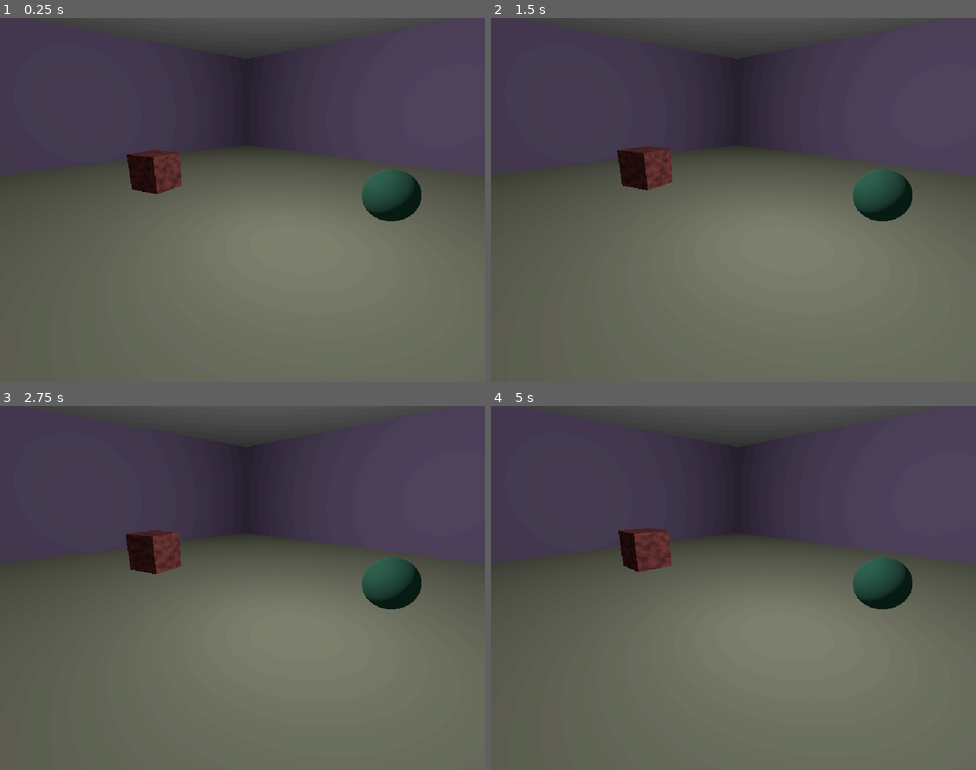
Above: before the commit, frames 1-4 (two rows, left to right).
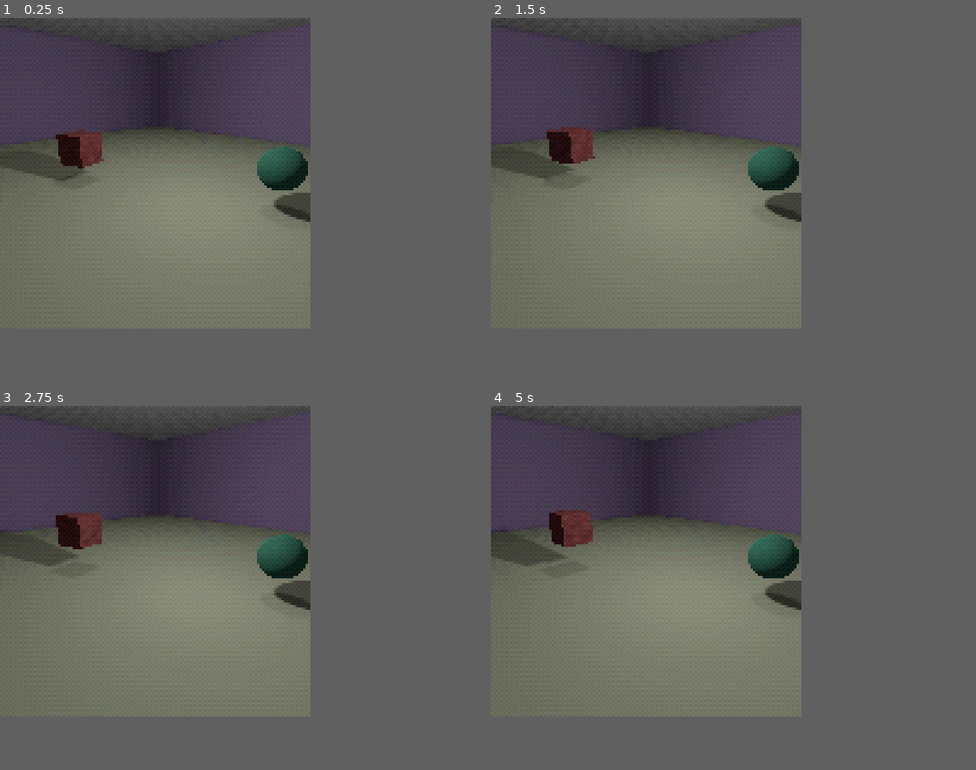
Above: after the commit, the same moments.

Repository: ayylol/psx-shaders
Game: Godot game, scene res://Root.tscn
Two runs of this game, one before a commit and one after it. Both use one fixed random seed, a clock stepped at 60 frames per second and the inputs below.
Inputs:
- Up to frame 1 (0.25 s): no input
- Up to frame 2 (1.5 s): no input
- Up to frame 3 (2.75 s): no input
- Up to frame 4 (5 s): no input
The window is 800x600 before the commit and 512x512 after it. Grey fills any space a smaller window leaves; there, only what the larger window draws over its background counts as a difference.

The runs differ from the first frame. In frame 1, 48% of the frame differs, in the area x 0-100%, y 2-100%; in frame 2, 48%; in frame 3, 48%; in frame 4, 48%.

Commit message:
implemented basic dither shader

Diff:
--- a/Assets/dither_shader.tres
+++ b/Assets/dither_shader.tres
@@ -3,11 +3,22 @@
 [resource]
 code = "shader_type canvas_item;
 
-uniform int color_space_size = 64;
+const float M22[] = {
+	-0.25,	0.25,
+	 0.50,	0.00
+	};
+const int M22_row_size = 2;
+const float M44[] = {
+	-0.25,0.25,0.5,0.0
+	};
+const int M44_row_size = 4;
+
+uniform int color_space_size = 32;
+uniform float normalize_dither = 0.05;
 
 void fragment(){
 	float css_f = float(color_space_size);
 	vec3 col =  texture(TEXTURE, UV).xyz;
-	col = round(col * css_f) / css_f;
+	col = round((col + normalize_dither*M22[int(UV.x / TEXTURE_PIXEL_SIZE.x)%M22_row_size + (int(UV.y / TEXTURE_PIXEL_SIZE.y) %M22_row_size)*M22_row_size]) * css_f) / css_f;
 	COLOR = vec4(col,1.f);
 }"
--- a/Root.tscn
+++ b/Root.tscn
@@ -1,11 +1,12 @@
 [gd_scene load_steps=17 format=2]
 
-[ext_resource path="res://world_env.tres" type="Environment" id=1]
+[ext_resource path="res://Assets/world_env.tres" type="Environment" id=1]
 [ext_resource path="res://Assets/dither_shader.tres" type="Shader" id=2]
 
 [sub_resource type="ShaderMaterial" id=14]
 shader = ExtResource( 2 )
-shader_param/color_space_size = 64
+shader_param/color_space_size = 32
+shader_param/normalize_dither = 0.05
 
 [sub_resource type="SphereMesh" id=10]
 
@@ -89,9 +90,10 @@
 anchor_bottom = 1.0
 
 [node name="Viewport" type="Viewport" parent="."]
-size = Vector2( 640, 480 )
+size = Vector2( 128, 128 )
 handle_input_locally = false
 render_target_update_mode = 3
+shadow_atlas_size = 2048
 
 [node name="Scene" type="Spatial" parent="Viewport"]
 
@@ -140,11 +142,19 @@
 transform = Transform( 1, 0, 0, 0, -4.37114e-08, 1, 0, -1, -4.37114e-08, 0, 2.51282, 0 )
 visible = false
 light_energy = 0.2
+light_cull_mask = 4294966273
 shadow_enabled = true
 shadow_reverse_cull_face = true
 
 [node name="WorldEnvironment" type="WorldEnvironment" parent="Viewport/Scene/Lighting"]
 environment = ExtResource( 1 )
+
+[node name="SpotLight" type="SpotLight" parent="Viewport/Scene/Lighting"]
+transform = Transform( 1, 0, 0, 0, -4.37114e-08, 1, 0, -1, -4.37114e-08, 0, 8.74879, 0 )
+light_energy = 0.1
+shadow_enabled = true
+spot_range = 20.2895
+spot_angle = 52.4459
 
 [node name="Cube" type="MeshInstance" parent="Viewport/Scene"]
 transform = Transform( 0.344122, 0, 0, 0, 0.344122, 0, 0, 0, 0.344122, 1.60164, 0.904398, 0.83527 )
--- a/project.godot
+++ b/project.godot
@@ -17,8 +17,8 @@
 
 [display]
 
-window/size/width=640
-window/size/height=480
+window/size/width=128
+window/size/height=128
 window/size/test_width=1024
 window/size/test_height=768
 window/stretch/mode="viewport"
Renamed: world_env.tres -> Assets/world_env.tres
